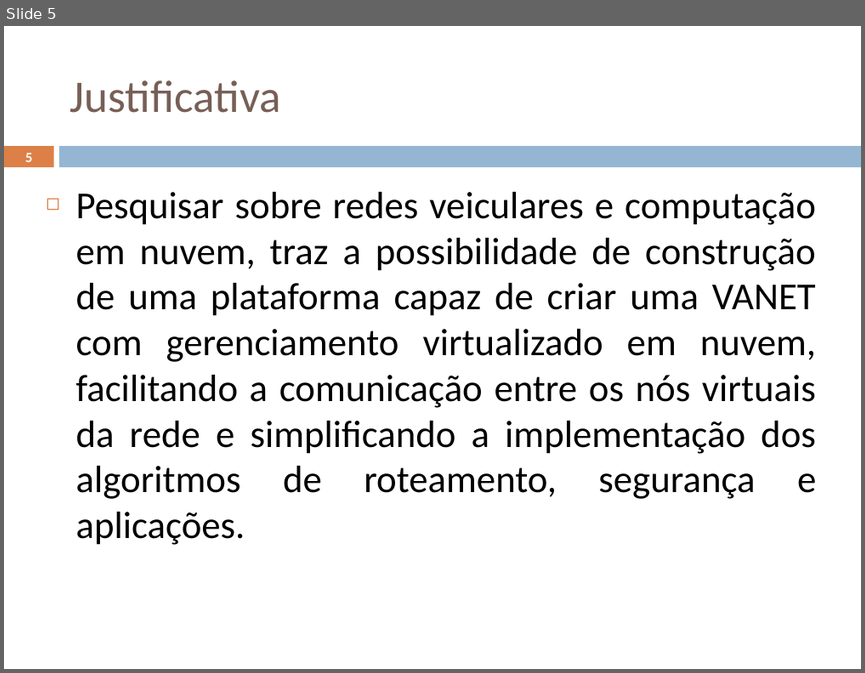
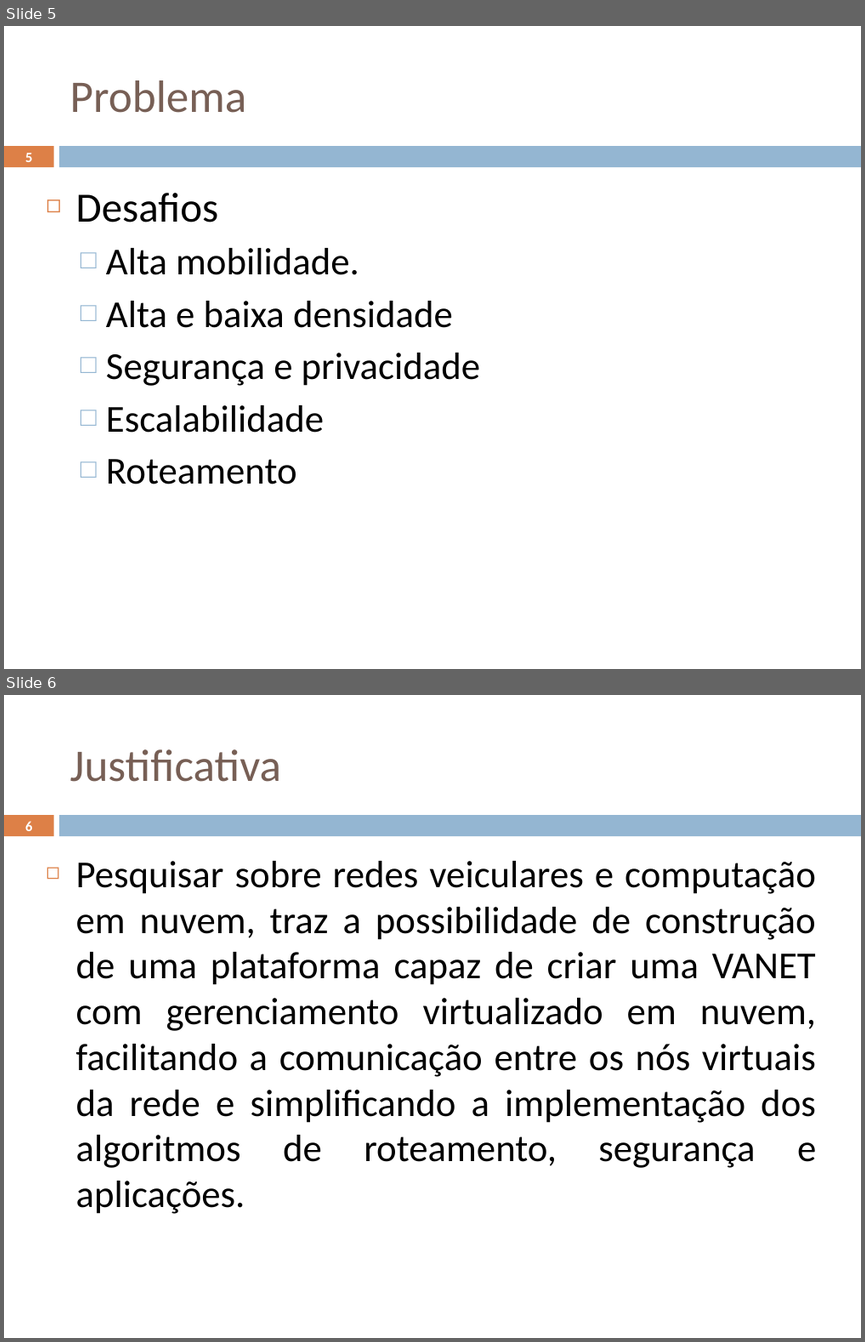
Before and after one commit to geoleite/Mestrado, a slide deck: Apresentacao/ApresentaçãoV1.pptx. Shown one above the other, each under a label of ours: slide 5 before the commit, slides 5 and 6 after it. The pictures are 865x673 and 865x1342 pixels, drawn with LibreOffice and Linux fonts; fonts in the diff are those of the drawing. Boxes give left, top, right and bottom in pixels: in the first picture for what was removed or moved away, otherwise in the second. Text is boxed around its words. In the diff, an @@ line names an element or a change of style, - is before the commit and + after.

```diff
--- a/Apresentacao/ApresentaçãoV1.pptx
+++ b/Apresentacao/ApresentaçãoV1.pptx
@@ slide 5 added at box(4, 26, 861, 669), background #FFFFFF; not listed: 2 template elements that a slide beside it also shows @@
@@ title added at box(70, 80, 247, 113), 38 pt, text #775F55 @@
+Problema
@@ page number added at box(25, 153, 32, 162), 12 pt, text #FFFFFF, bold @@
+5
@@ text added at box(76, 193, 480, 484), 32 pt, text #000000 @@
+◻ Desafios
+  □ Alta mobilidade.
+  □ Alta e baixa densidade
+  □ Segurança e privacidade
+  □ Escalabilidade
+  □ Roteamento
@@ what was slide 5 is now slide 6 @@
@@ page number at box(25, 821, 32, 831): text changed @@
-5
+6
```
Also in this commit, not shown: 7 slides changed, 3 other slides added, 1 slide removed, 4 other files.
